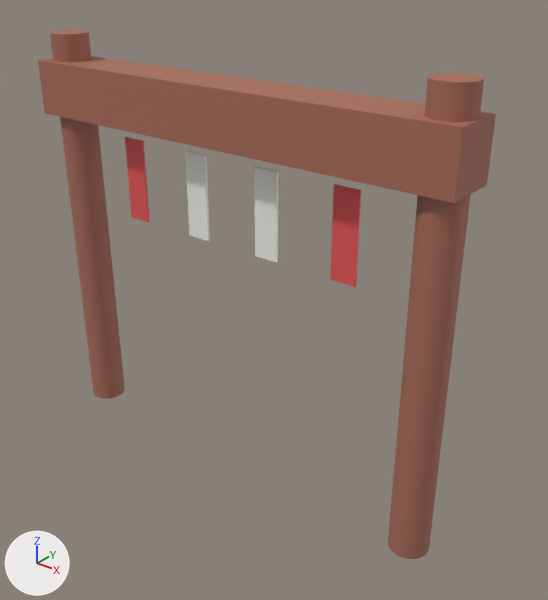
The glTF model assets/models/obstacle_high_gate.glb: old version first, new version second.
One viewpoint serves both versions: a 50 mm lens placed at (2.13, -2.36, 2.43), pointed at (0.17, 0.08, 0.91). Every picture has the same lights, and +X, +Y and +Z are marked at lower left. The first picture is the older version. Where no turn or scale is listed for an object, it has been applied to the vertices.
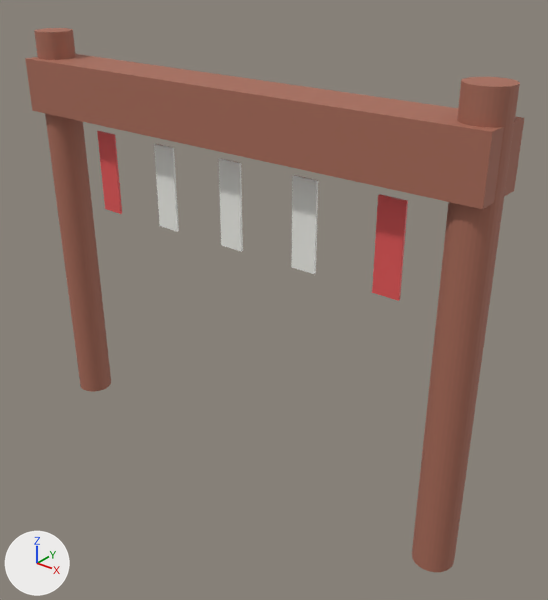
Where the change shows, as pixel boxes [x1, y1, x2, y2] in the pictures (548 x 600 px):
'Cube', rescaled (9% wider): before [38, 56, 496, 203]; after [25, 54, 524, 209]
'Cylinder.001', moved: before [388, 73, 484, 559]; after [412, 77, 520, 572]
'Cylinder', moved: before [50, 30, 125, 399]; after [34, 28, 111, 392]
'Cube.004', recoloured, moved: before [330, 184, 361, 287]; after [291, 175, 318, 274]
'Cube.003', moved: before [254, 166, 278, 263]; after [218, 158, 243, 252]
'Cube.002', moved: before [185, 151, 210, 241]; after [154, 144, 179, 232]
'Cube.005', added (red): after [372, 194, 408, 301]
'Cube.001', moved: before [125, 137, 150, 222]; after [97, 131, 122, 214]

Patch to the scene script:
```diff
--- a/assets/models/obstacle_high_gate.glb.py
+++ b/assets/models/obstacle_high_gate.glb.py
@@ me_cube_004 @@
 me_cube_004.from_pydata(...)  # 8 vertices, 12 faces; spans x -0.06..0.06, y -0.005..0.005, z -0.2..0.2
-me_cube_004.materials.append(mat_m_ofudared)  # red #e75959
+me_cube_004.materials.append(mat_m_ofudapaper)  # white #f3f3ed
@@ me_cube_005 @@
+me_cube_005.from_pydata(...)  # a box spanning x -0.06..0.06, y -0.005..0.005, z -0.2..0.2
+me_cube_005.materials.append(mat_m_ofudared)  # red #e75959
@@ ob_cube @@
 ob_cube.location = (0.0, 0.0, 1.75)
-ob_cube.scale = (2.2, 0.25, 0.25)
+ob_cube.scale = (2.4, 0.25, 0.25)
@@ ob_cube_001 @@
 ob_cube_001 = bpy.data.objects.new('Cube.001', me_cube_001)
-ob_cube_001.location = (-0.6, 0.0, 1.35)
+ob_cube_001.location = (-0.8, 0.0, 1.35)
@@ ob_cube_002 @@
 ob_cube_002 = bpy.data.objects.new('Cube.002', me_cube_002)
-ob_cube_002.location = (-0.2, 0.0, 1.35)
+ob_cube_002.location = (-0.4, 0.0, 1.35)
@@ ob_cube_003 @@
 ob_cube_003 = bpy.data.objects.new('Cube.003', me_cube_003)
-ob_cube_003.location = (0.2, 0.0, 1.35)
+ob_cube_003.location = (0.0, 0.0, 1.35)
@@ ob_cube_004 @@
 ob_cube_004 = bpy.data.objects.new('Cube.004', me_cube_004)
-ob_cube_004.location = (0.6, 0.0, 1.35)
+ob_cube_004.location = (0.4, 0.0, 1.35)
@@ ob_cylinder @@
 ob_cylinder = bpy.data.objects.new('Cylinder', me_cylinder)
-ob_cylinder.location = (-1.0, 0.0, 1.0)
+ob_cylinder.location = (-1.12, 0.0, 1.0)
@@ ob_cylinder_001 @@
 ob_cylinder_001 = bpy.data.objects.new('Cylinder.001', me_cylinder_001)
-ob_cylinder_001.location = (1.0, 0.0, 1.0)
+ob_cylinder_001.location = (1.12, 0.0, 1.0)
@@ ob_cube_005 @@
+ob_cube_005 = bpy.data.objects.new('Cube.005', me_cube_005)
+ob_cube_005.location = (0.8, 0.0, 1.35)
```
